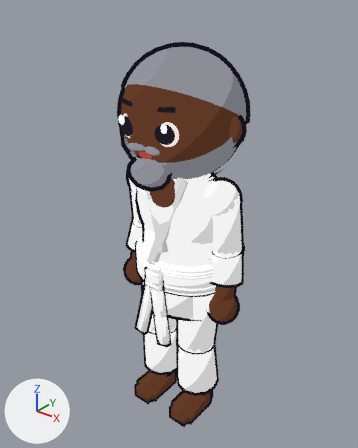
One commit to the Blender file incoming-art/dojo-people/source/sensei.blend: the scene before it, then after it.
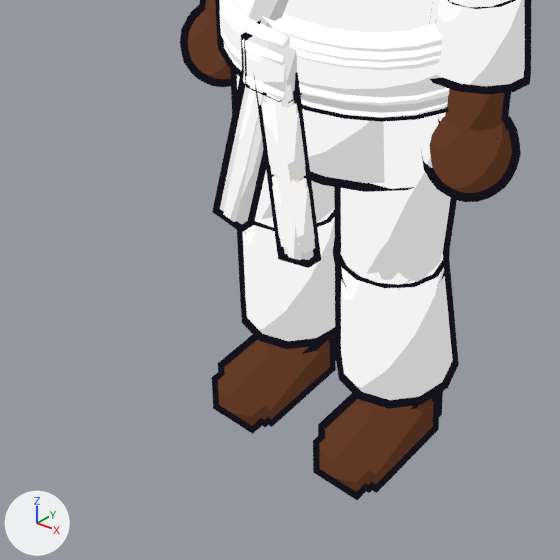
The first picture shows the older version from a 50 mm camera at (1.204, -1.52, 1.899) aimed at (-0.022, 0.013, 0.949). The close-ups show the older and then the newer version on the part from 17% to 71% of the width and 57% to 100% of the height of that picture. Only the edits that show in the close-ups are written down. Every picture has the same lights, and +X, +Y and +Z are marked at lower left.

In view in the first close-up: 'belt_rim1', 'beltc_band', 'fist.L', 'fist.R', 'foot.L', 'foot.R', 'forearm.L', 'forearm.R', 'gi_shin.L', 'gi_shin.L_outline', 'gi_shin.R', 'gi_skirt', 'gi_sleeve.L', 'gi_thigh.L' and 41 more.
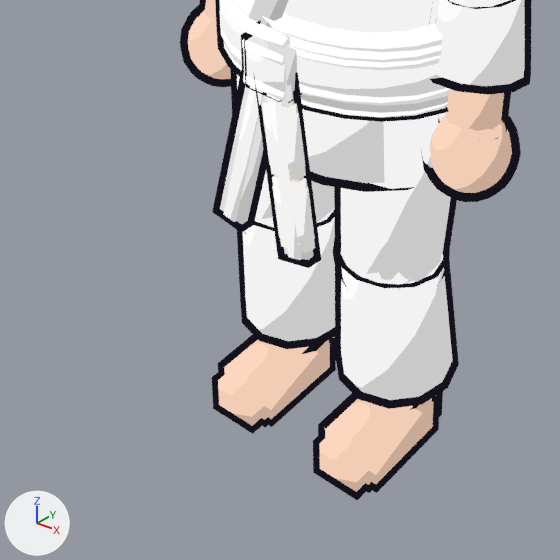
Diff of the bpy script that builds the scene:
```diff
--- a/incoming-art/dojo-people/source/sensei.blend.py
+++ b/incoming-art/dojo-people/source/sensei.blend.py
@@ mat_sensei_skin @@
 n5 = _N.new('ShaderNodeMix'); n5.name = 'Mix'
 n5.inputs[0].default_value = 1.0  # 'Factor'
-n5.inputs[6].default_value = (0.117, 0.0409, 0.0194, 1.0)  # 'A', brown #603926
+n5.inputs[6].default_value = (0.888, 0.61, 0.468, 1.0)  # 'A', beige #f2cdb6
 n6 = _N.new('ShaderNodeEmission'); n6.name = 'Emission'
```

What differs and where, as boxes [x1, y1, x2, y2] in the close-ups (560 x 560 px):
'foot.L', surface changed (brown to beige): [319, 395, 437, 492] in both
'foot.R', surface changed (brown to beige): [218, 337, 334, 426] in both
'fist.L', surface changed (brown to beige): [430, 117, 512, 193] in both
'forearm.L', surface changed (brown to beige): [445, 89, 504, 131] in both
'fist.R', surface changed (brown to beige): [188, 10, 231, 79] in both
'forearm.R', surface changed (brown to beige): [204, 0, 216, 21] in both
